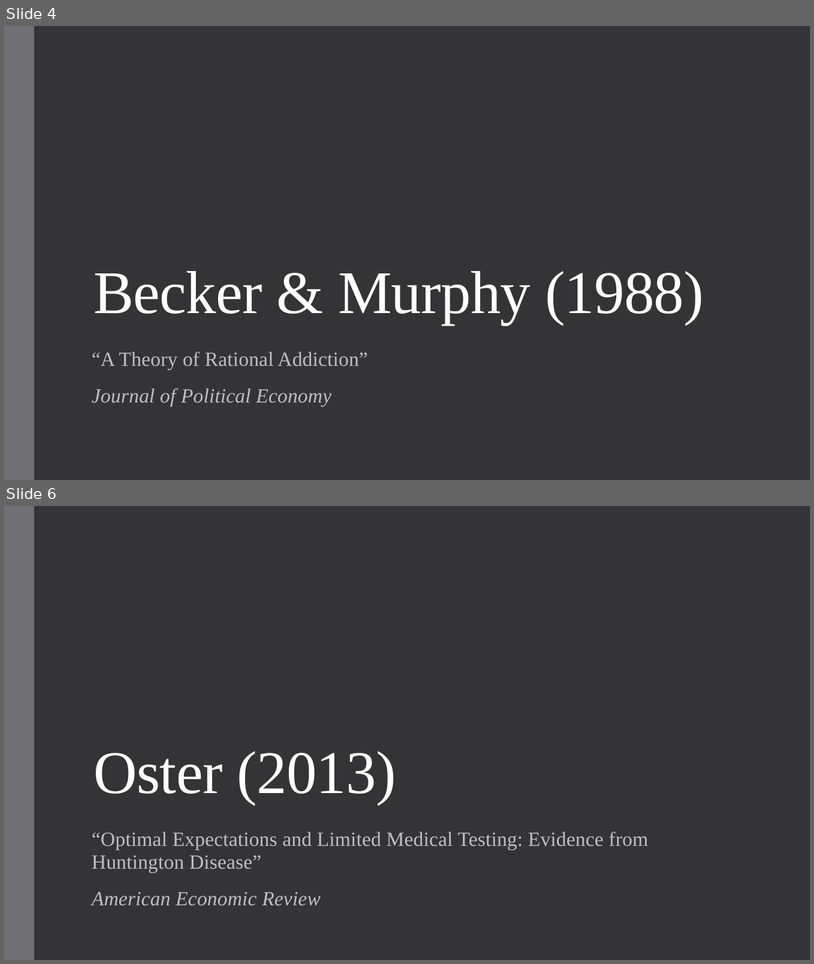
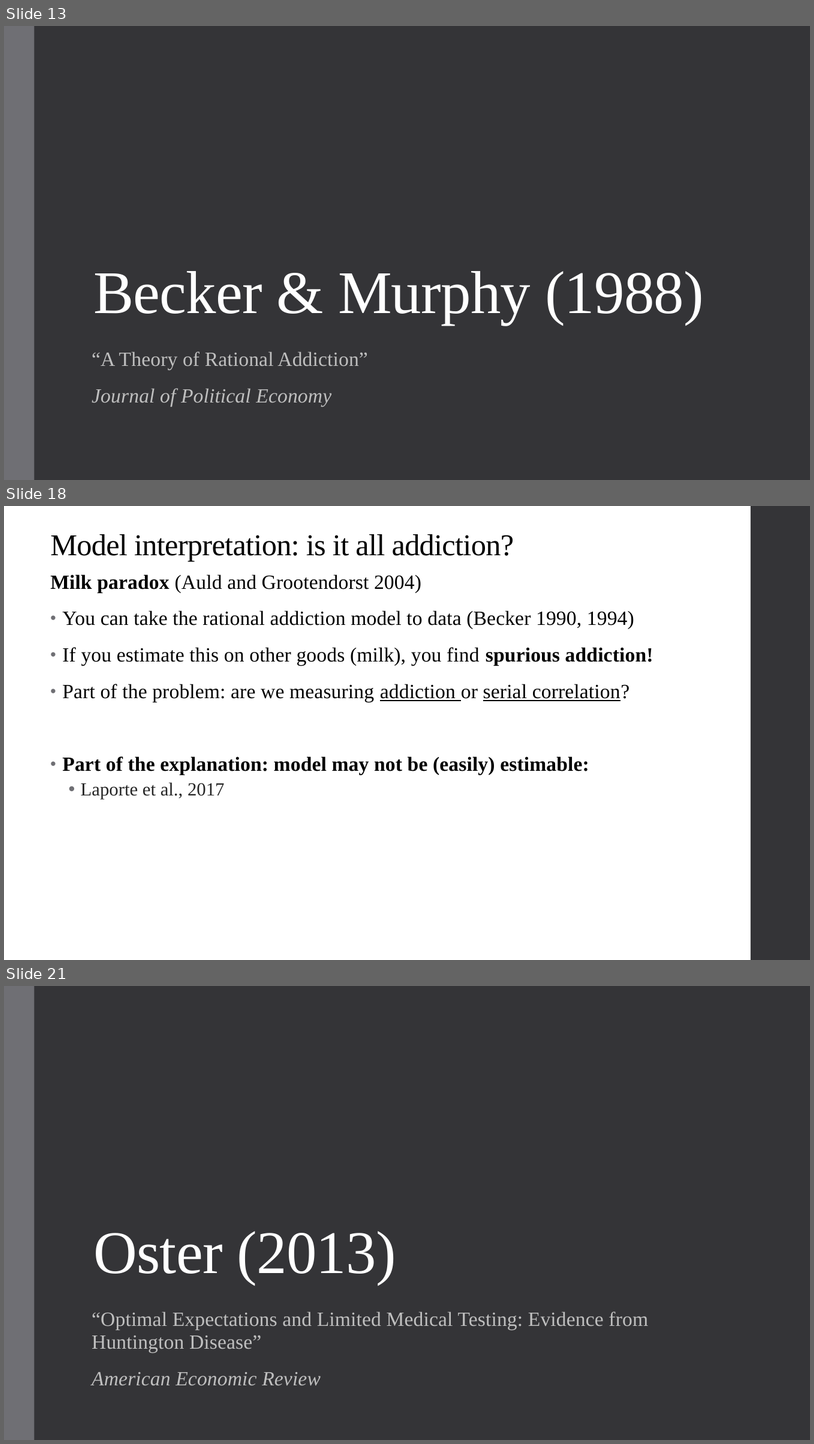
Before and after one commit to alex-hoagland/HAD6750H, a slide deck: Lecture09_PatientBehavior/L9Slides_PatientBehavior_2023W.pptx. Shown one above the other, each under a label of ours: slides 4 and 6 before the commit, slides 13, 18 and 21 after it; the slides between them are not shown. The pictures are 814x964 and 814x1444 pixels, drawn with LibreOffice and Linux fonts; fonts in the diff are those of the drawing. Boxes give left, top, right and bottom in pixels: in the first picture for what was removed or moved away, otherwise in the second. Text is boxed around its words. In the diff, an @@ line names an element or a change of style, - is before the commit and + after.

```diff
--- a/Lecture09_PatientBehavior/L9Slides_PatientBehavior_2023W.pptx
+++ b/Lecture09_PatientBehavior/L9Slides_PatientBehavior_2023W.pptx
@@ slide 18 added at [4,506,810,960], background #FFFFFF @@
@@ rectangle added at [751,506,810,960], fill #353537 @@
@@ title added at [50,534,515,562], 36 pt, text #000000 @@
+Model interpretation: is it all addiction?
@@ text added at [50,574,654,799], 24 pt, text #000000 @@
+Milk paradox (Auld and Grootendorst 2004)
+• You can take the rational addiction model to data (Becker 1990, 1994)
+• If you estimate this on other goods (milk), you find spurious addiction!
+• Part of the problem: are we measuring addiction or serial correlation?
+• Part of the explanation: model may not be (easily) estimable:
+  • Laporte et al., 2017
@@ what was slide 4 is now slide 13 @@
@@ what was slide 6 is now slide 21 @@
```
Also in this commit, not shown: 2 slides changed, 36 other slides added, 8 other files.
